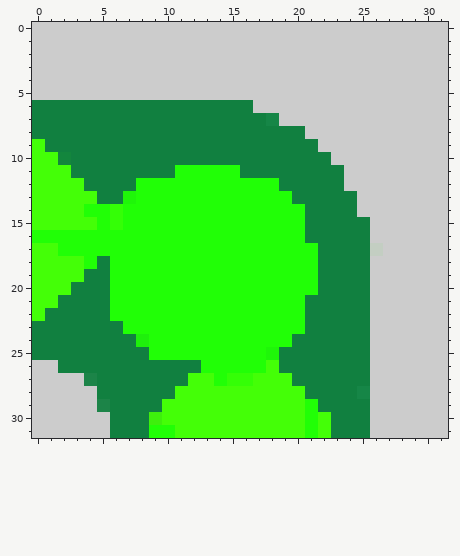
Pixel-art sprite: snake_corner.png. This is how it looked before the edit.
The file is 32x32 pixels. Colours within 5 levels of each other are drawn and written as one.
The same view after the edit:
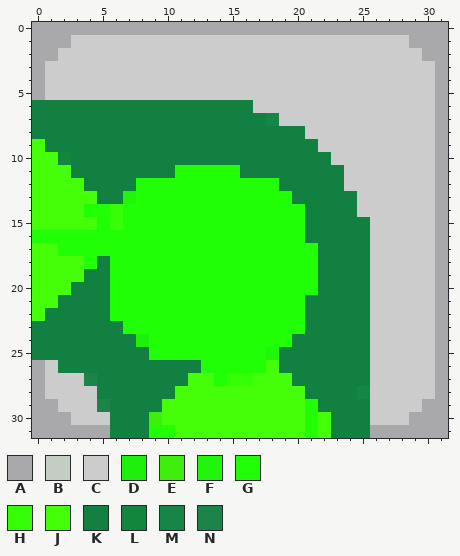
Palette (. is transparent): A #a9a8aa  B #c3cec2  C #cccccc  D #1fef0c  E #3eef0d  F #1ff609  G #21ff06  H #34ff06  J #44ff07  K #118040  L #13863d  M #168647  N #1c8448
Diff:
{"y":0,"x":0,"old":"CCCCCCCCCCCCCCCCCCCCCCCCCCCCCCCC","new":"AAAAAAAAAAAAAAAAAAAAAAAAAAAAAAAA"}
{"y":1,"x":0,"old":"CCC","new":"AAA"}
{"y":1,"x":29,"old":"CCC","new":"AAA"}
{"y":2,"x":0,"old":"CC","new":"AA"}
{"y":2,"x":30,"old":"CC","new":"AA"}
{"y":3,"x":0,"old":"C","new":"A"}
{"y":3,"x":31,"old":"C","new":"A"}
{"y":4,"x":0,"old":"C","new":"A"}
{"y":4,"x":31,"old":"C","new":"A"}
{"y":5,"x":0,"old":"C","new":"A"}
{"y":5,"x":31,"old":"C","new":"A"}
{"y":6,"x":31,"old":"C","new":"A"}
{"y":7,"x":31,"old":"C","new":"A"}
{"y":8,"x":31,"old":"C","new":"A"}
{"y":9,"x":31,"old":"C","new":"A"}
{"y":10,"x":31,"old":"C","new":"A"}
{"y":11,"x":31,"old":"C","new":"A"}
{"y":12,"x":31,"old":"C","new":"A"}
{"y":13,"x":31,"old":"C","new":"A"}
{"y":14,"x":31,"old":"C","new":"A"}
{"y":15,"x":31,"old":"C","new":"A"}
{"y":16,"x":31,"old":"C","new":"A"}
{"y":17,"x":26,"old":"B","new":"C"}
{"y":17,"x":31,"old":"C","new":"A"}
{"y":18,"x":31,"old":"C","new":"A"}
{"y":19,"x":31,"old":"C","new":"A"}
{"y":20,"x":31,"old":"C","new":"A"}
{"y":21,"x":31,"old":"C","new":"A"}
{"y":22,"x":31,"old":"C","new":"A"}
{"y":23,"x":31,"old":"C","new":"A"}
{"y":24,"x":31,"old":"C","new":"A"}
{"y":25,"x":31,"old":"C","new":"A"}
{"y":26,"x":0,"old":"C","new":"A"}
{"y":26,"x":31,"old":"C","new":"A"}
{"y":27,"x":0,"old":"C","new":"A"}
{"y":27,"x":31,"old":"C","new":"A"}
{"y":28,"x":0,"old":"C","new":"A"}
{"y":28,"x":31,"old":"C","new":"A"}
{"y":29,"x":0,"old":"CC","new":"AA"}
{"y":29,"x":30,"old":"CC","new":"AA"}
{"y":30,"x":0,"old":"CCC","new":"AAA"}
{"y":30,"x":29,"old":"CCC","new":"AAA"}
{"y":31,"x":0,"old":"CCCCCC","new":"AAAAAA"}
{"y":31,"x":26,"old":"CCCCCC","new":"AAAAAA"}
{"label":"changed","picture_box":[32,22,448,438]}
